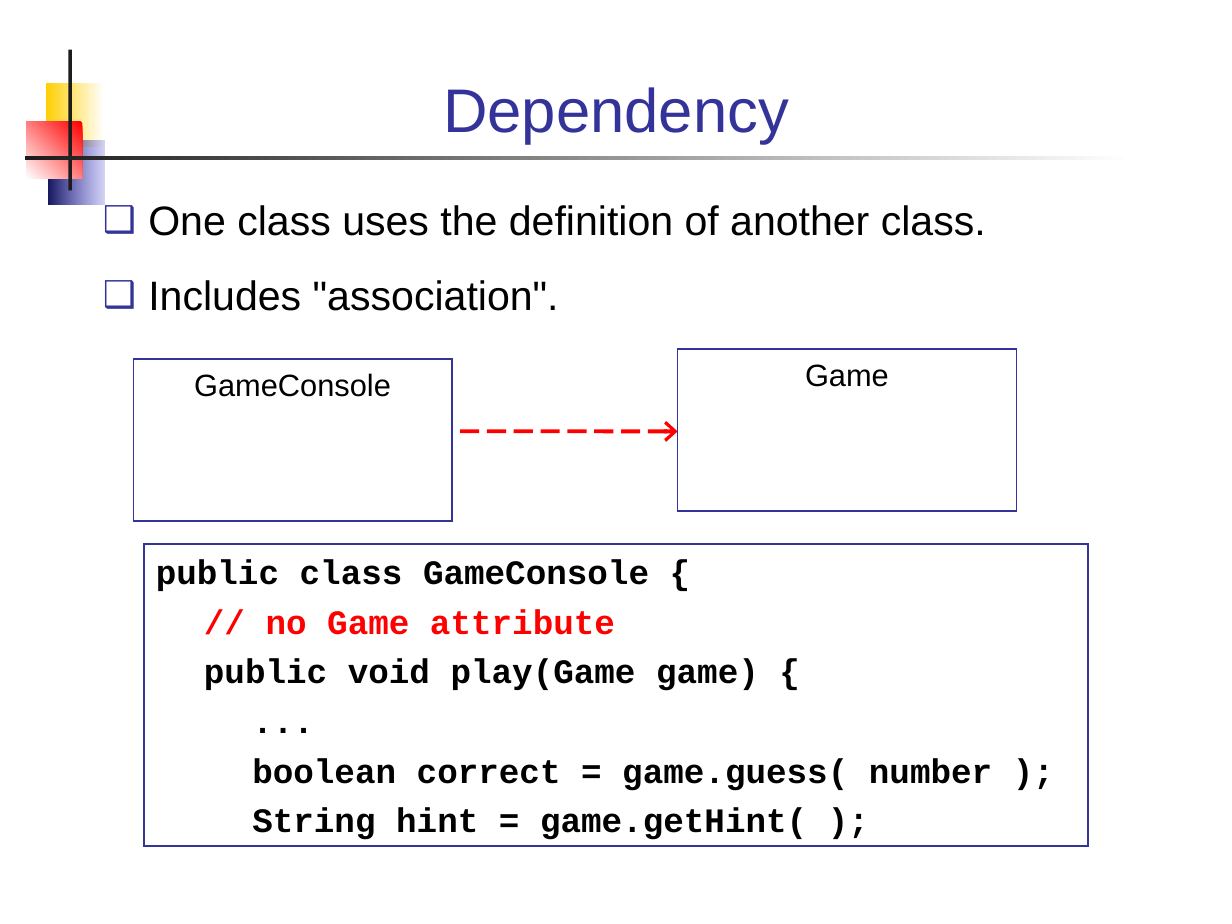
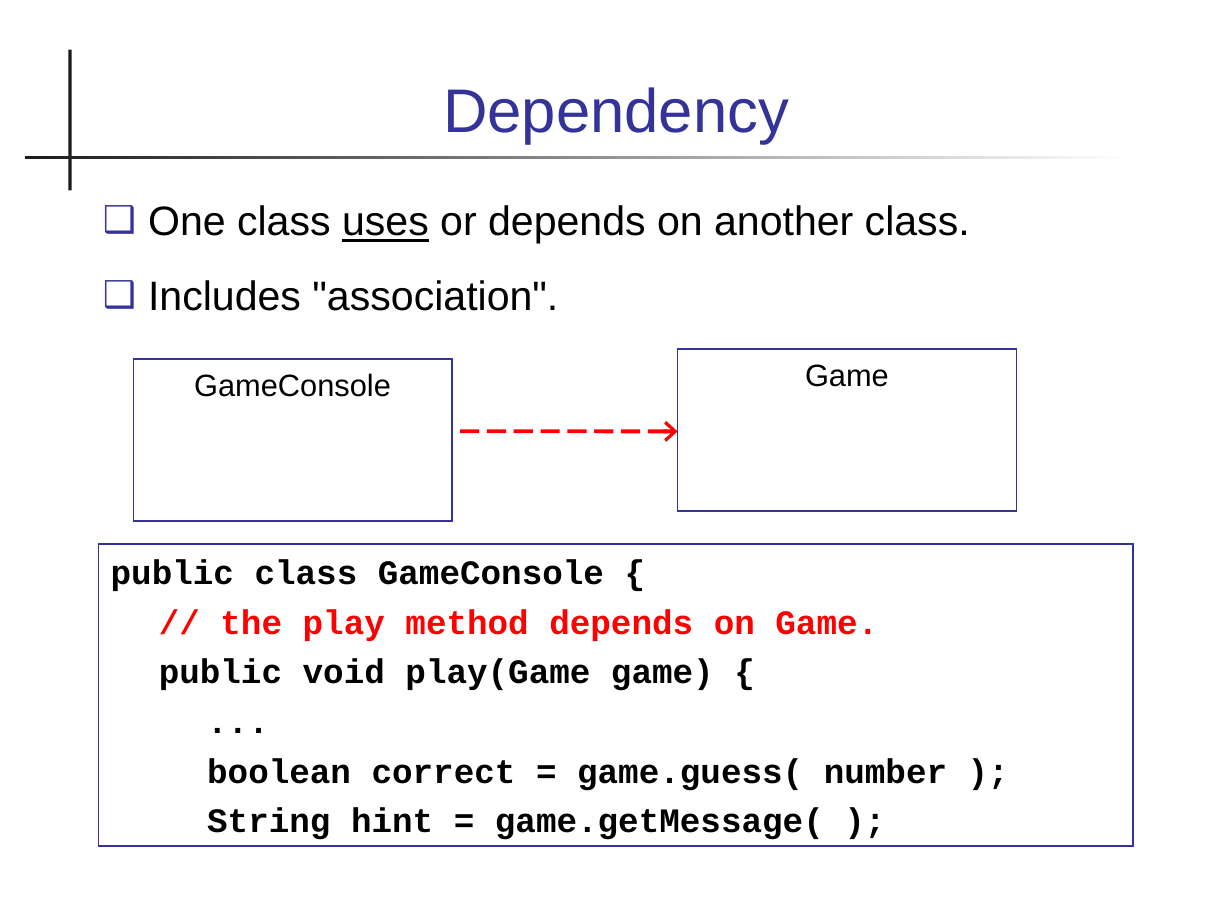
Before and after one commit to skeoop/skeoop.github.io, a slide deck: slide 2 of week2/5-UML-Class-Diagram-2.ppt. Drawn at 1232x924 pixels with LibreOffice and Linux fonts; fonts in the diff are those of the drawing. Boxes give left, top, right and bottom in pixels: in the first picture for what was removed or moved away, otherwise in the second. Text is boxed around its words. In the diff, an @@ line names an element or a change of style, - is before the commit and + after.

```diff
--- a/week2/5-UML-Class-Diagram-2.ppt
+++ b/week2/5-UML-Class-Diagram-2.ppt
@@ rectangle removed at <box>46,83,103,147</box> @@
@@ rectangle removed at <box>27,122,83,179</box> @@
@@ rectangle removed at <box>48,140,103,205</box> @@
@@ text at <box>148,205,970,244</box>: text changed @@
-❑ One class uses the definition of another class.
+❑ One class uses or depends on another class.
@@ rectangle "public class GameConsole {": place and size @@
-rectangle "public class GameConsole {" at <box>144,545,1089,846</box>
+rectangle "public class GameConsole {" at <box>99,545,1133,846</box>
@@ text in rectangle at <box>220,609,878,641</box>: text changed @@
-// no Game attribute
+// the play method depends on Game.
@@ text in rectangle at <box>207,807,824,840</box>: text changed @@
-String hint = game.getHint( );
+String hint = game.getMessage( );
```
Also in this commit, not shown: 8 other slides changed, 16 slides added, 11 slides removed, 12 other files.
